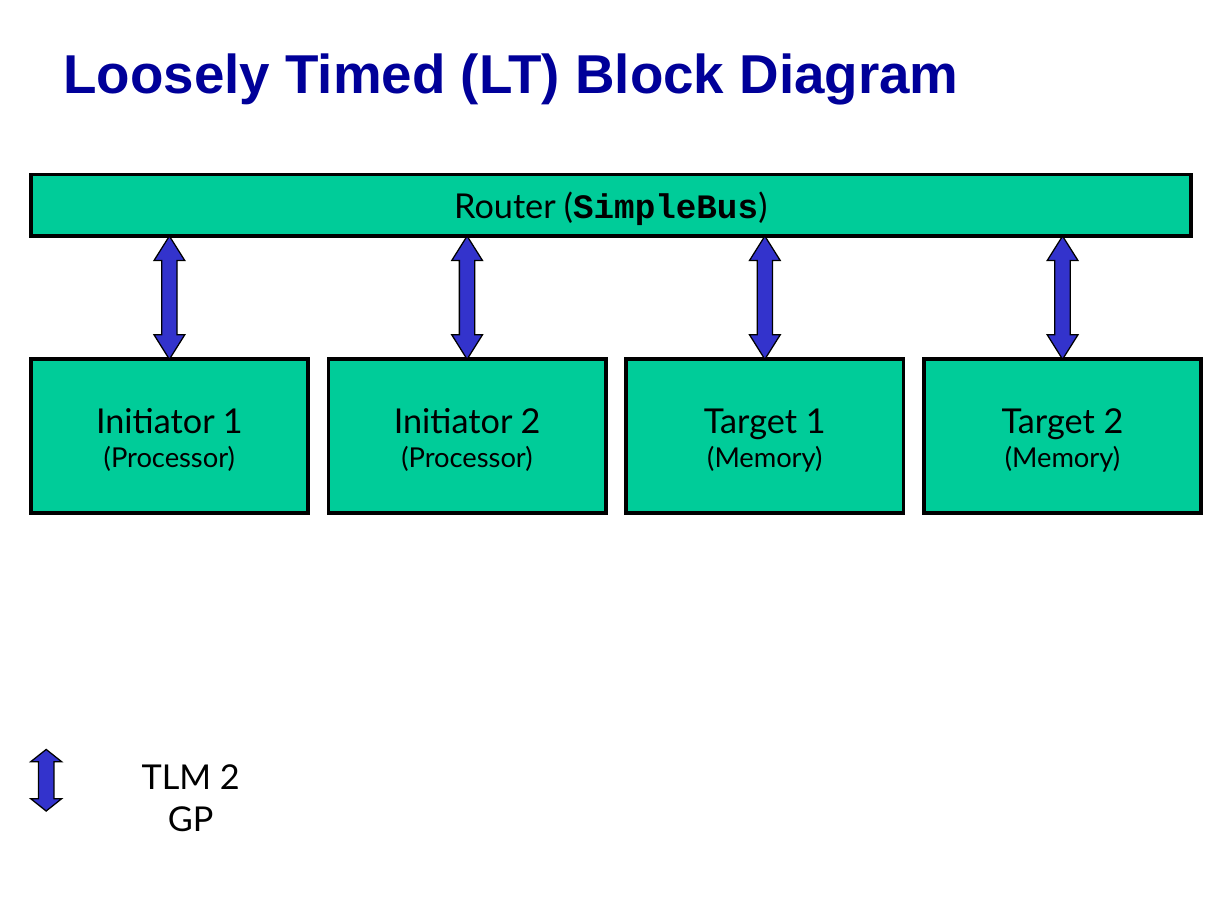
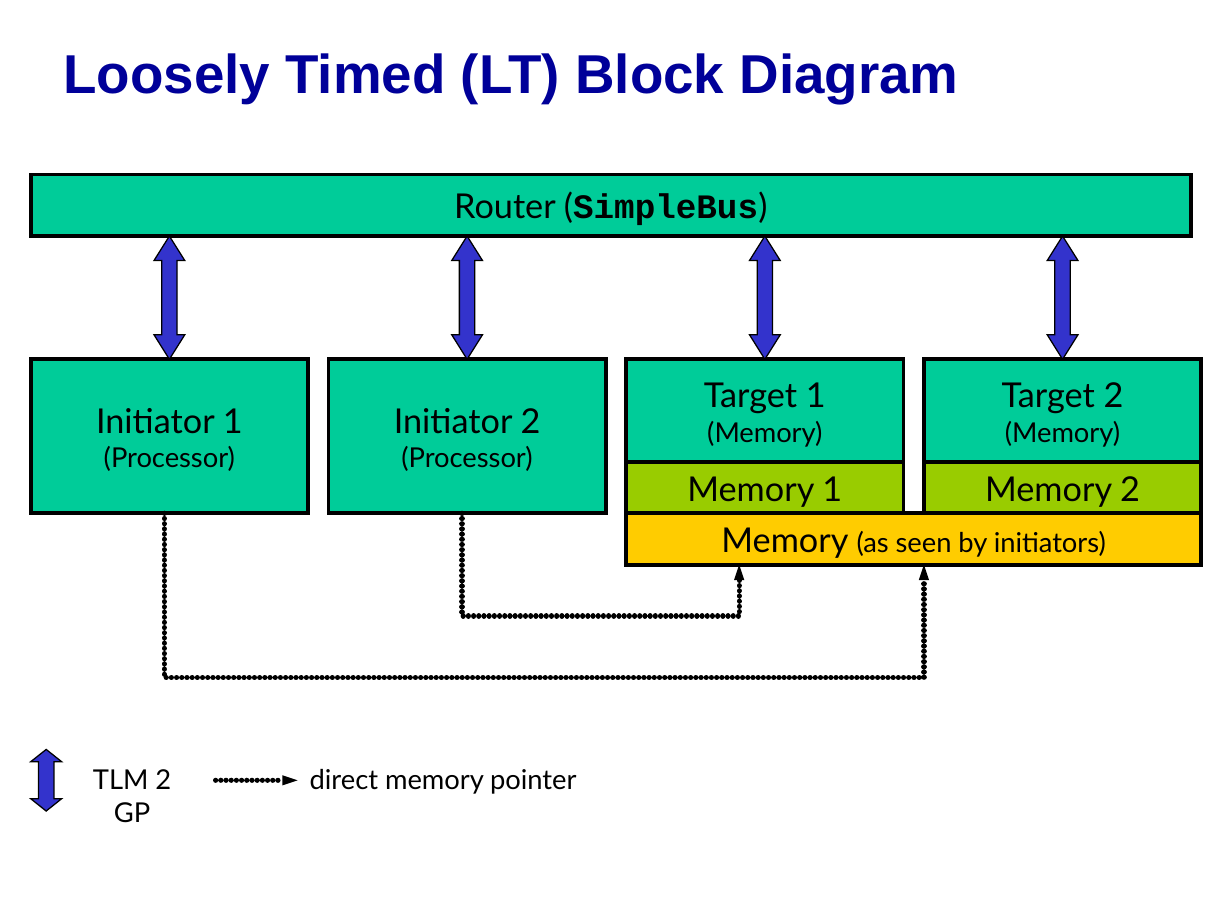
Before and after one commit to accellera-official/systemc, a slide deck: slide 3 of examples/tlm/lt_direct_memory_interface/docs/lt_temporal_decoupling.ppt. Drawn at 1232x924 pixels with LibreOffice and Linux fonts; fonts in the diff are those of the drawing; background and template pictures are left out. Boxes give left, top, right and bottom in pixels: in the first picture for what was removed or moved away, otherwise in the second. Text is boxed around its words. In the diff, an @@ line names an element or a change of style, - is before the commit and + after.

Commit message:
- updated lt_direct_memory_interface example PowerPoint

```diff
--- a/examples/tlm/lt_direct_memory_interface/docs/lt_temporal_decoupling.ppt
+++ b/examples/tlm/lt_direct_memory_interface/docs/lt_temporal_decoupling.ppt
@@ rectangle "Target 1": place and size @@
-rectangle "Target 1" at bbox=[626, 360, 903, 514]
+rectangle "Target 1" at bbox=[626, 360, 903, 462]
@@ rectangle "Target 2": place and size @@
-rectangle "Target 2" at bbox=[924, 360, 1201, 514]
+rectangle "Target 2" at bbox=[924, 360, 1201, 462]
@@ rectangle added at bbox=[626, 462, 903, 514], fill #99CC00, outline #000000 2.24 pt, 20 pt, text #000000 @@
+Memory 1
@@ rectangle added at bbox=[924, 462, 1201, 514], fill #99CC00, outline #000000 2.24 pt, 20 pt, text #000000 @@
+Memory 2
@@ freeform shape added at bbox=[164, 514, 924, 678], outline #000000 3 pt @@
@@ freeform shape added at bbox=[462, 514, 739, 616], outline #000000 3 pt @@
@@ rectangle added at bbox=[626, 514, 1201, 565], fill #FFCC00, outline #000000 2.24 pt, 16 pt, text #000000 @@
+Memory (as seen by initiators)
@@ text "TLM 2 GP": place and size @@
-text "TLM 2 GP" at bbox=[142, 764, 240, 832]
+text "TLM 2 GP" at bbox=[93, 769, 171, 823]
@@ text "TLM 2 GP" at bbox=[93, 769, 171, 823]: size 20 to 16 pt @@
@@ text added at bbox=[310, 769, 576, 794], 16 pt, text #000000 @@
+direct memory pointer
@@ arrow added from (216, 780) to (298, 780), #000000 3 pt @@
```
Also in this commit, not shown: 2 other slides changed, 3 slides added.
